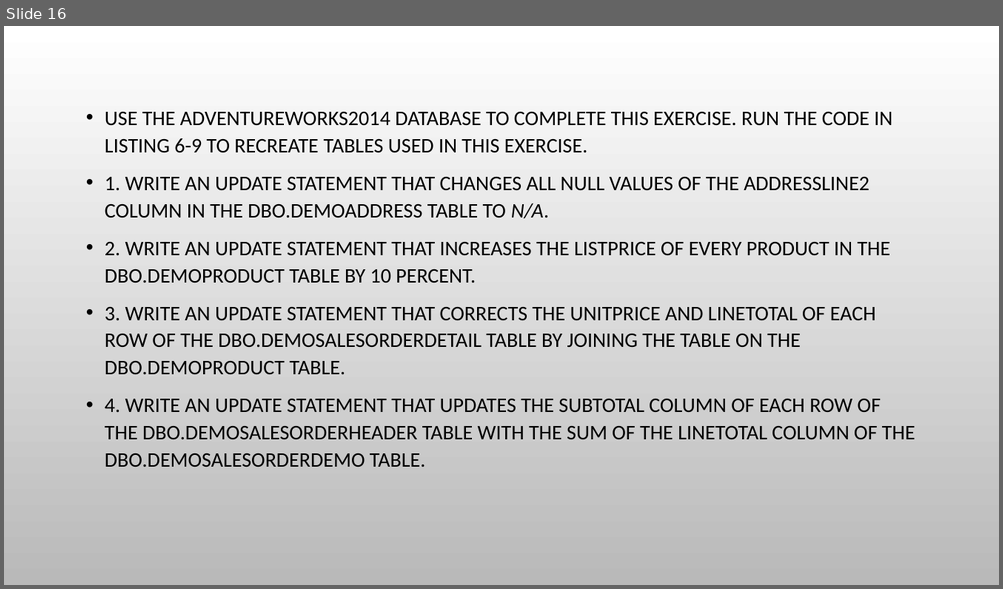
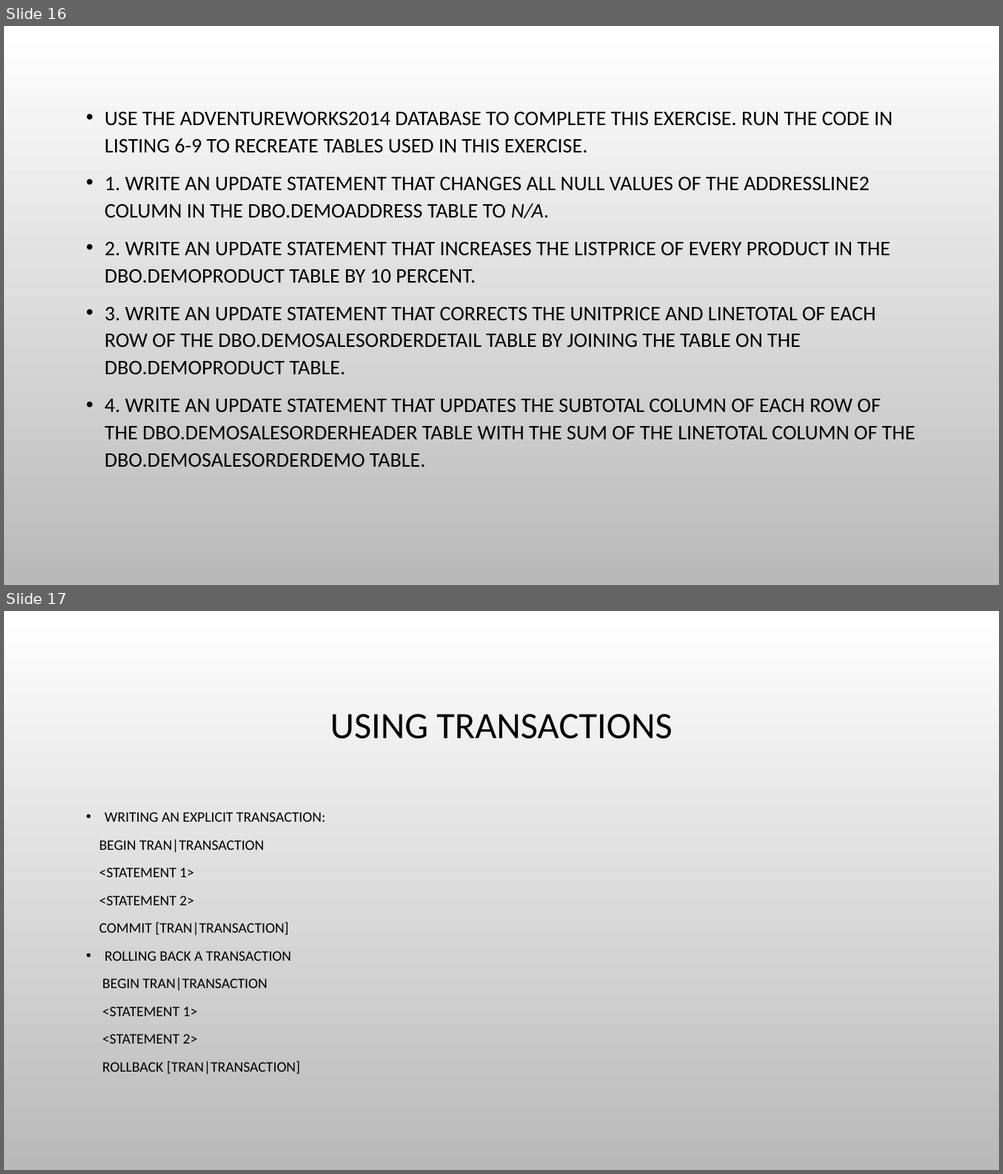
Before and after one commit to urosgodnov/Famnit, a slide deck: PPT/Manipulating data.pptx. Shown one above the other, each under a label of ours: slide 16 before the commit, slides 16 and 17 after it. The pictures are 1003x589 and 1003x1174 pixels, drawn with LibreOffice and Linux fonts; fonts in the diff are those of the drawing; background and template pictures are left out. Boxes give left, top, right and bottom in pixels: in the first picture for what was removed or moved away, otherwise in the second. Text is boxed around its words. In the diff, an @@ line names an element or a change of style, - is before the commit and + after.

```diff
--- a/PPT/Manipulating data.pptx
+++ b/PPT/Manipulating data.pptx
@@ slide 17 added at box(4, 611, 999, 1170), background picture (left out) @@
@@ title added at box(330, 714, 671, 739), 36 pt, text #000000 @@
+USING TRANSACTIONS
@@ text added at box(99, 812, 325, 1075), 14 pt, text #000000 @@
+• WRITING AN EXPLICIT TRANSACTION:
+BEGIN TRAN|TRANSACTION
+<STATEMENT 1>
+<STATEMENT 2>
+COMMIT [TRAN|TRANSACTION]
+• ROLLING BACK A TRANSACTION
+BEGIN TRAN|TRANSACTION
+<STATEMENT 1>
+<STATEMENT 2>
+ROLLBACK [TRAN|TRANSACTION]
```
Also in this commit, not shown: 1 other slide added, 3 other files.
